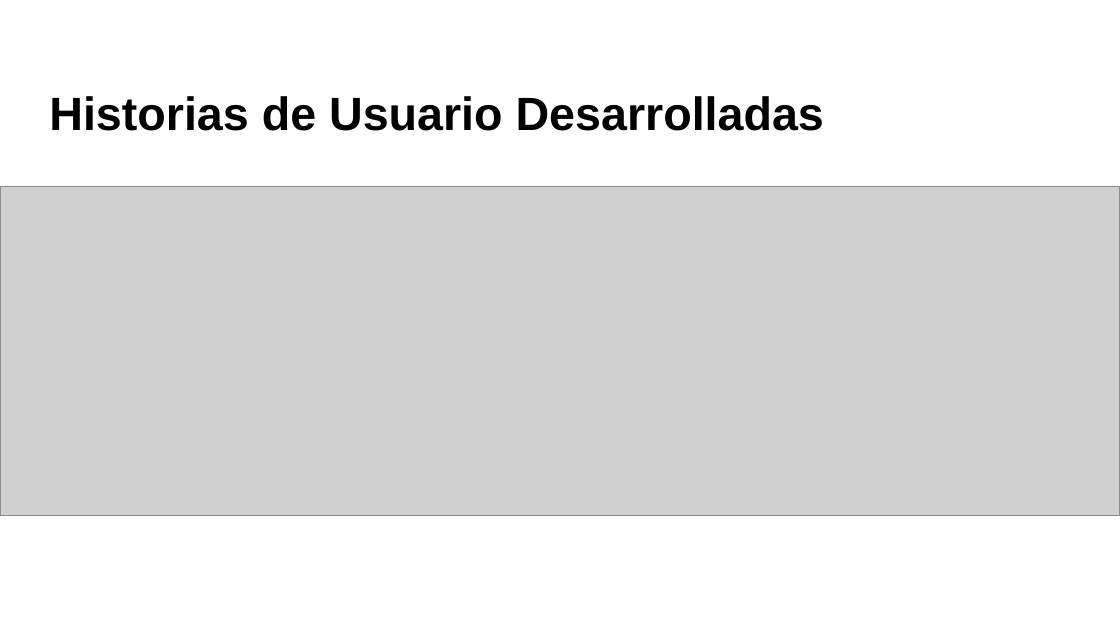
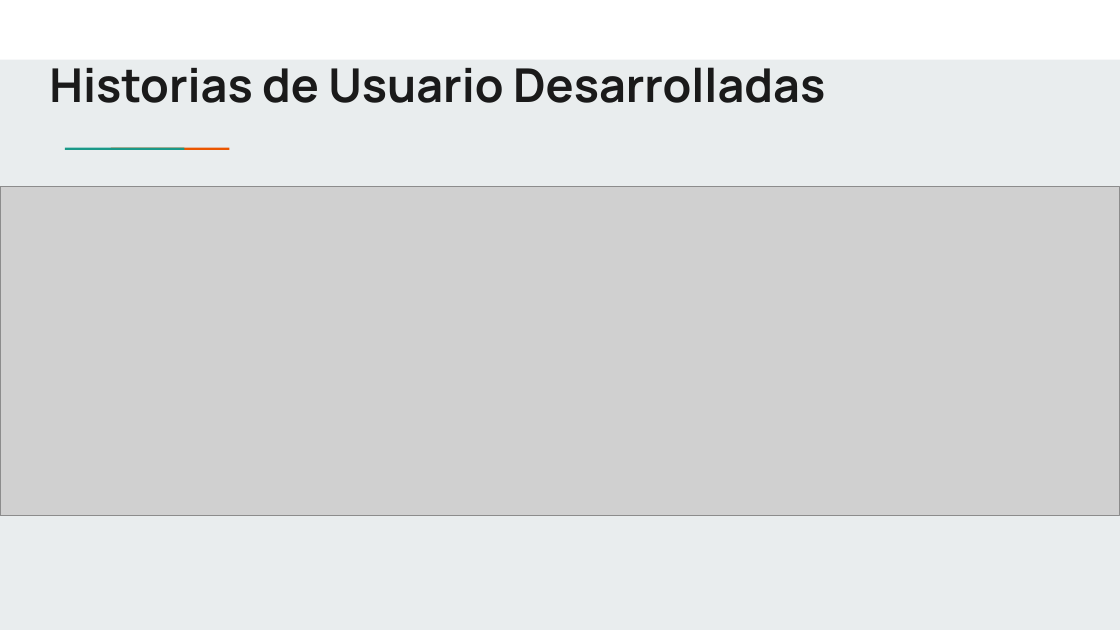
Before and after one commit to frankgonzmc/AppGym, a slide deck: slide 4 of DOC/PRESENTACION.pptx (slide 2 before the commit). Drawn at 1120x630 pixels with LibreOffice and Linux fonts; fonts in the diff are those of the drawing; grey boxes stand for pictures. Boxes give left, top, right and bottom in pixels: in the first picture for what was removed or moved away, otherwise in the second. Text is boxed around its words. In the diff, an @@ line names an element or a change of style, - is before the commit and + after.

```diff
--- a/DOC/PRESENTACION.pptx
+++ b/DOC/PRESENTACION.pptx
@@ background #FFFFFF to #E9EDEE @@
@@ rectangle added at [0,0,1120,59], fill #FFFFFF @@
@@ title "Historias de Usuario Desarrolladas" at [49,67,825,103]: font Arial to Manrope, text colour #000000 to #1A1A1A; vertical alignment bottom to top @@
@@ rectangle added at [102,146,148,151], fill #1A9988 @@
@@ rectangle added at [147,146,193,151], fill #EB5600 @@
```
Also in this commit, not shown: 9 other slides changed, 3 slides added, 1 slide removed, 52 other files.
